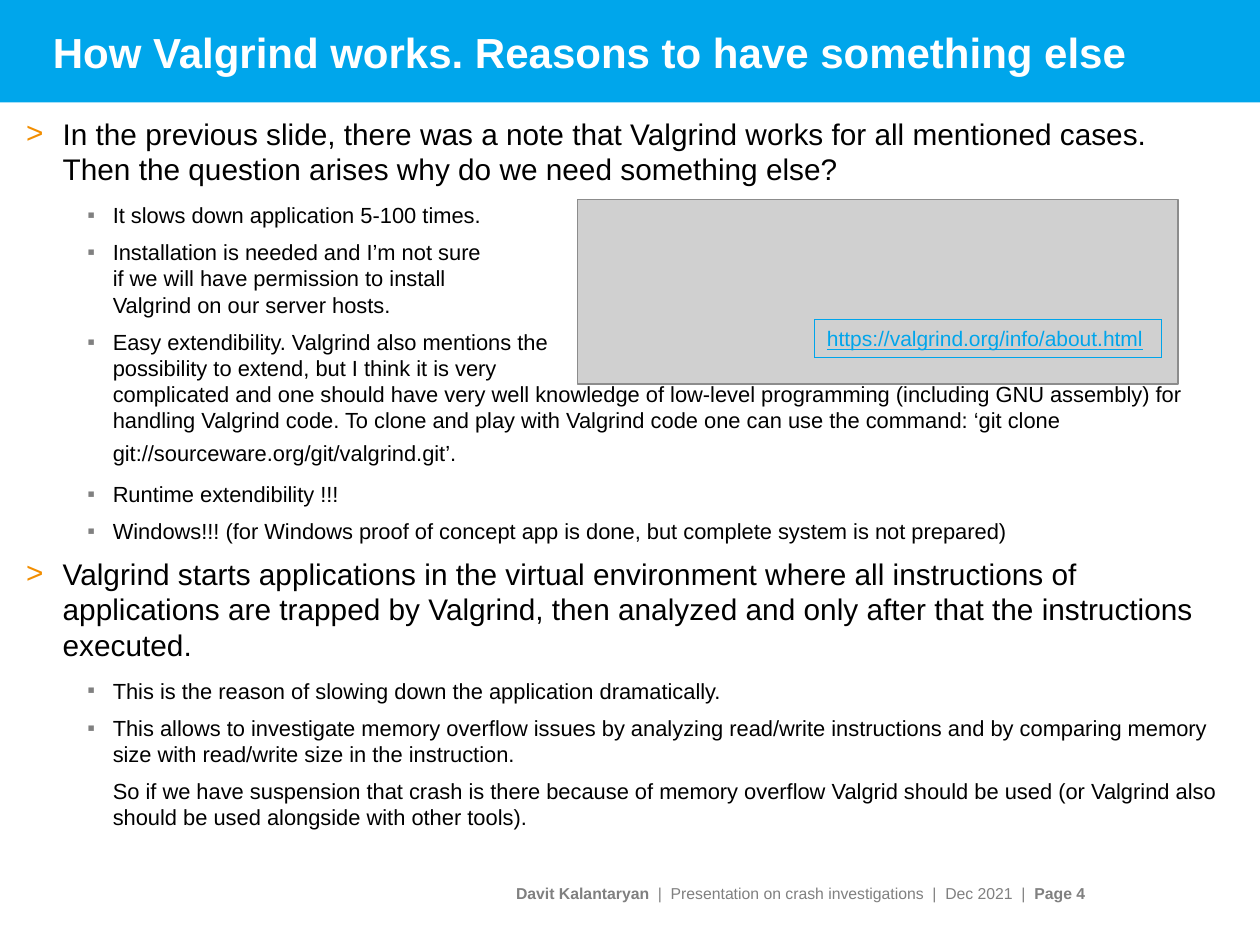
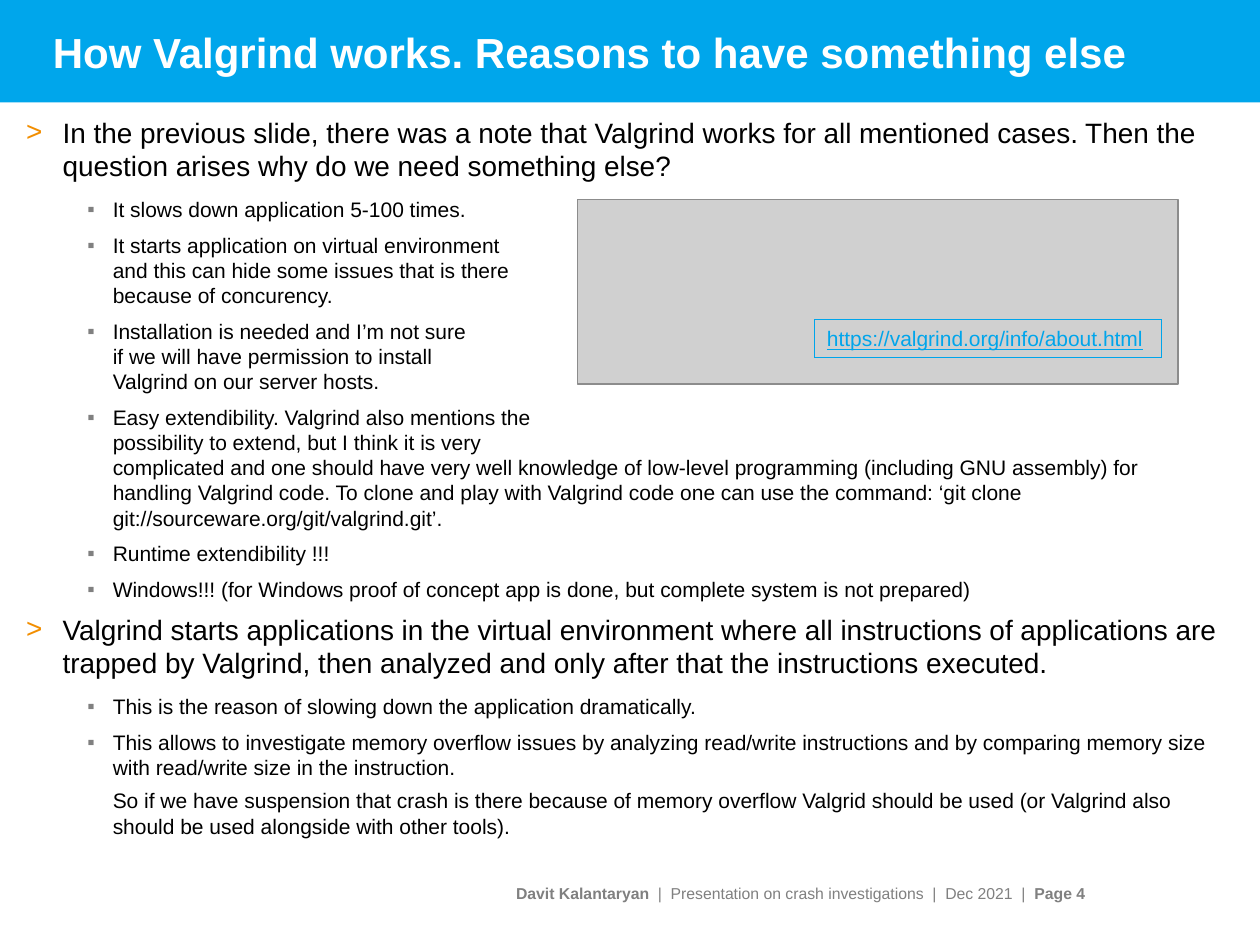
Before and after one commit to davitkalantaryan/old-crash_investigator, a slide deck: slide 4 of docs/crash_investigations.pptx. Drawn at 1260x945 pixels with LibreOffice and Linux fonts; fonts in the diff are those of the drawing; grey boxes stand for pictures; background and template pictures are left out. Boxes give left, top, right and bottom in pixels: in the first picture for what was removed or moved away, otherwise in the second. Text is boxed around its words. In the diff, an @@ line names an element or a change of style, - is before the commit and + after.

```diff
--- a/docs/crash_investigations.pptx
+++ b/docs/crash_investigations.pptx
@@ text at (x1=63, y1=122, x2=1216, y2=838): size 17 to 16 pt in "In the previous slide, there was a ...", "Valgrind starts applications in the virtual environment ..."; size 12.5 to 12 pt in "It slows down application 5-100 times.", "Installation is needed and I’m not sure ...", "Easy extendibility. Valgrind also mentions the possibility ...", "Runtime extendibility !!!" and 3 more places @@
@@ text at (x1=113, y1=237, x2=509, y2=308): paragraph added @@
+  ▪ It starts application on virtual environment
+    and this can hide some issues that is there
+    because of concurency.
```
Also in this commit, not shown: 1 slide added.
